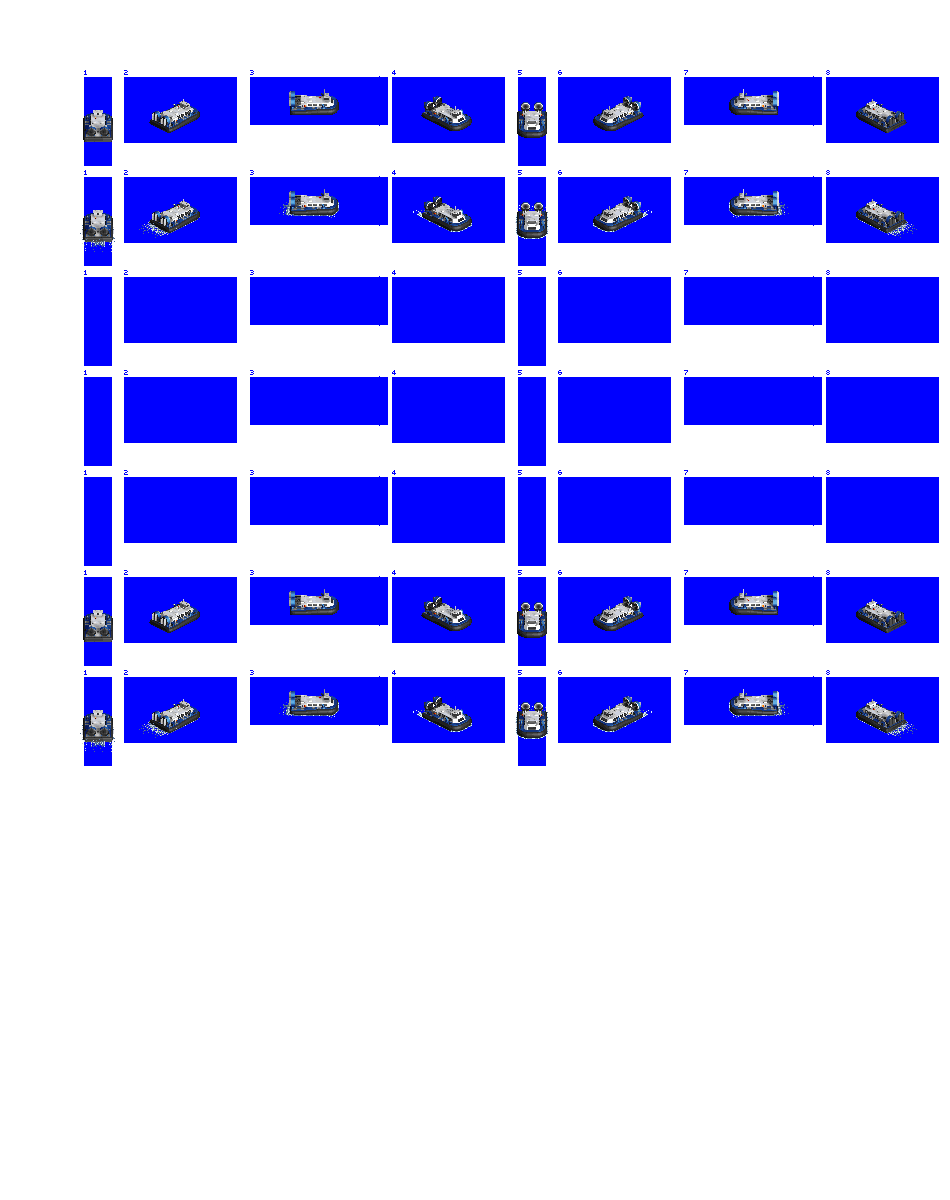
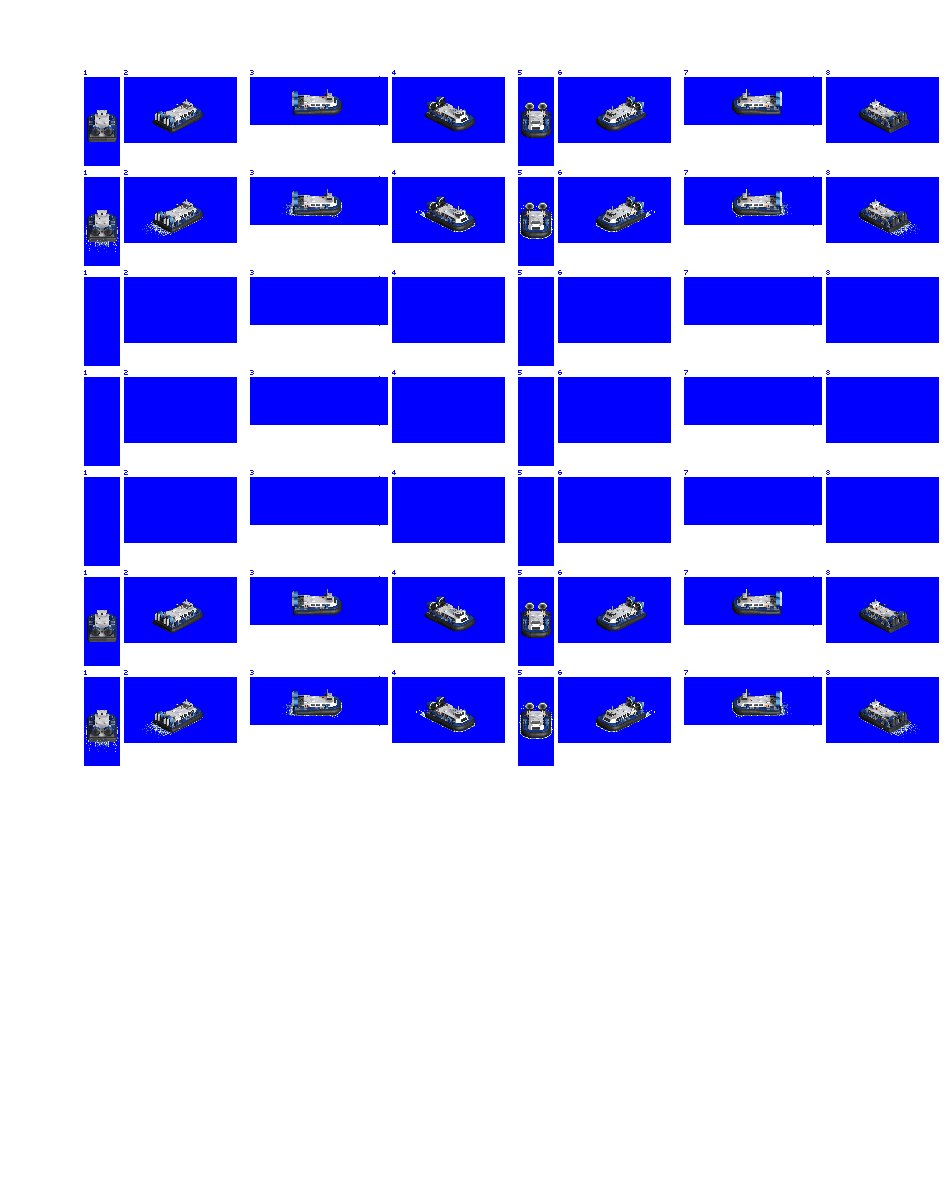
Before/after of a w=950, h=1200 layered artwork. What changed in the layer stack:
painted on "prop / bow wash" over [80, 202, 920, 752]
painted on "pikka zep" over [83, 89, 910, 742]
renamed "Layer 2" to "Layer 3", painted on it over [80, 77, 920, 766]
